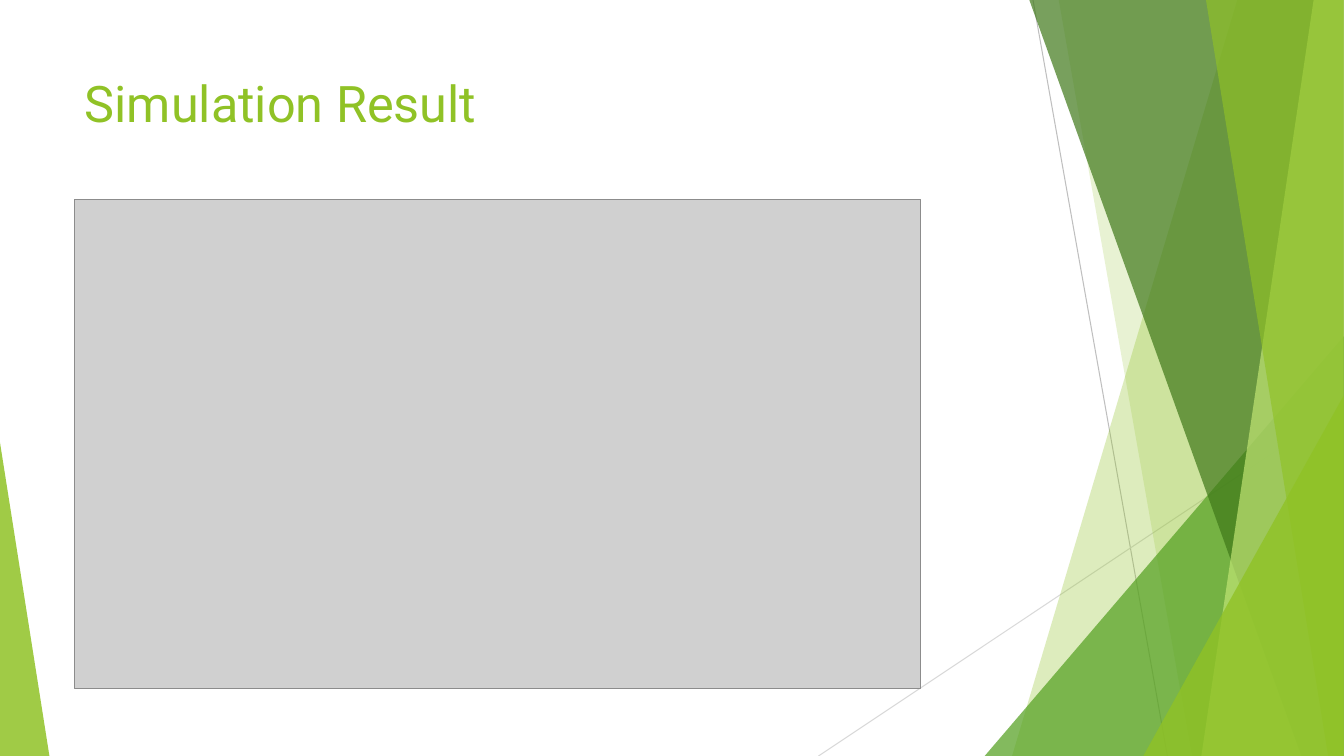
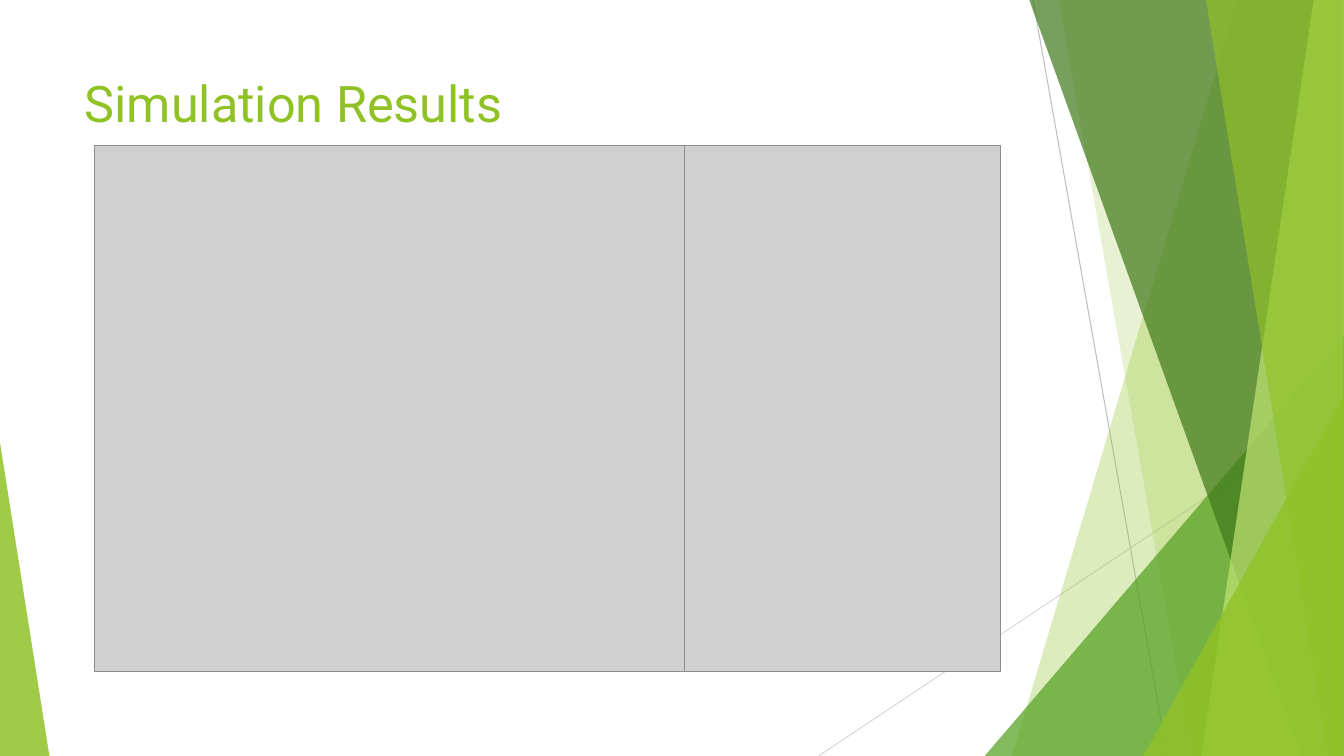
Before and after one commit to andy39866821/EE6470-Implement-of-Many-Core-System-Final_Project, a slide deck: slide 32 of 多核心系統_final.pptx. Drawn at 1344x756 pixels with LibreOffice and Linux fonts; fonts in the diff are those of the drawing; grey boxes stand for pictures. Boxes give left, top, right and bottom in pixels: in the first picture for what was removed or moved away, otherwise in the second. Text is boxed around its words. In the diff, an @@ line names an element or a change of style, - is before the commit and + after.

Commit message:
modify bitwidth, record simulation data

```diff
--- a/多核心系統_final.pptx
+++ b/多核心系統_final.pptx
@@ title at [85,84,502,123]: text changed @@
-Simulation Result
+Simulation Results
@@ picture: place and size @@
-picture at [75,200,922,690]
+picture at [95,145,685,673]
@@ picture added at [685,145,1001,673] @@
```
Also in this commit, not shown: 4 other slides changed, 5 slides added, 5 slides removed, 24 other files.
